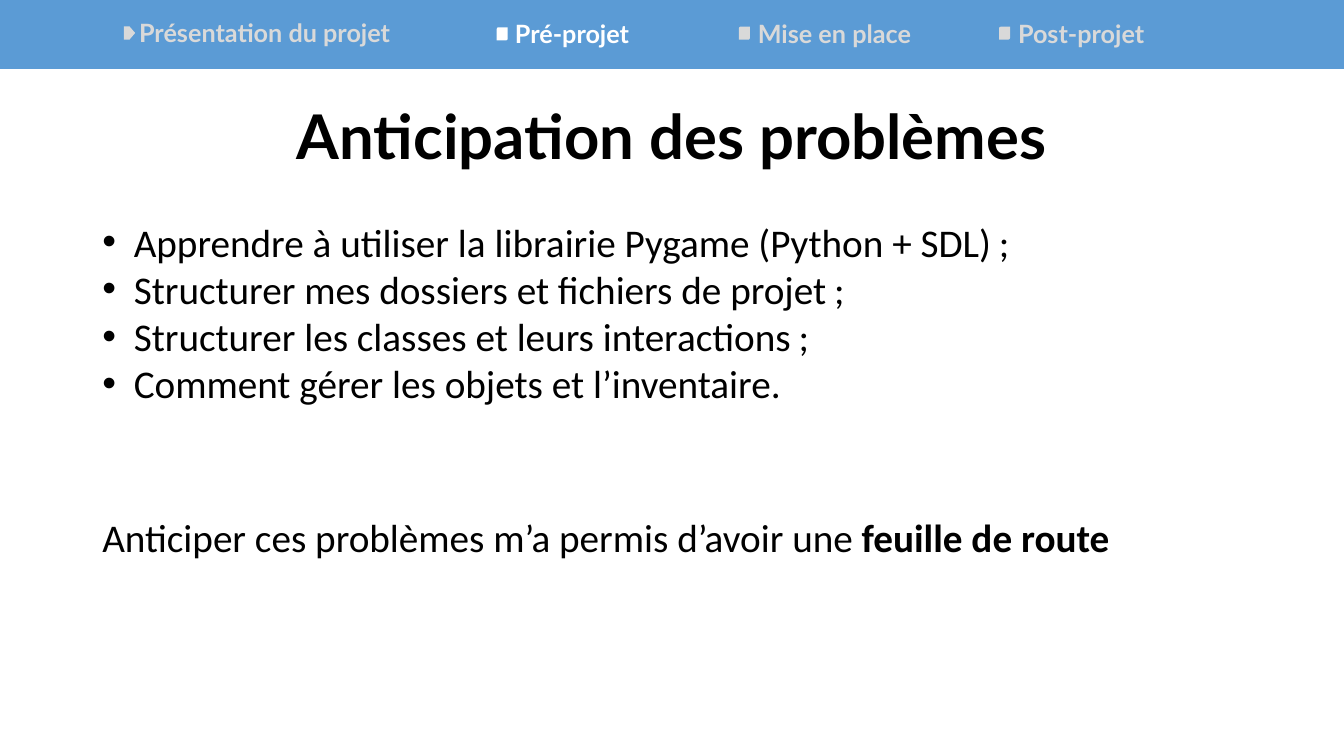
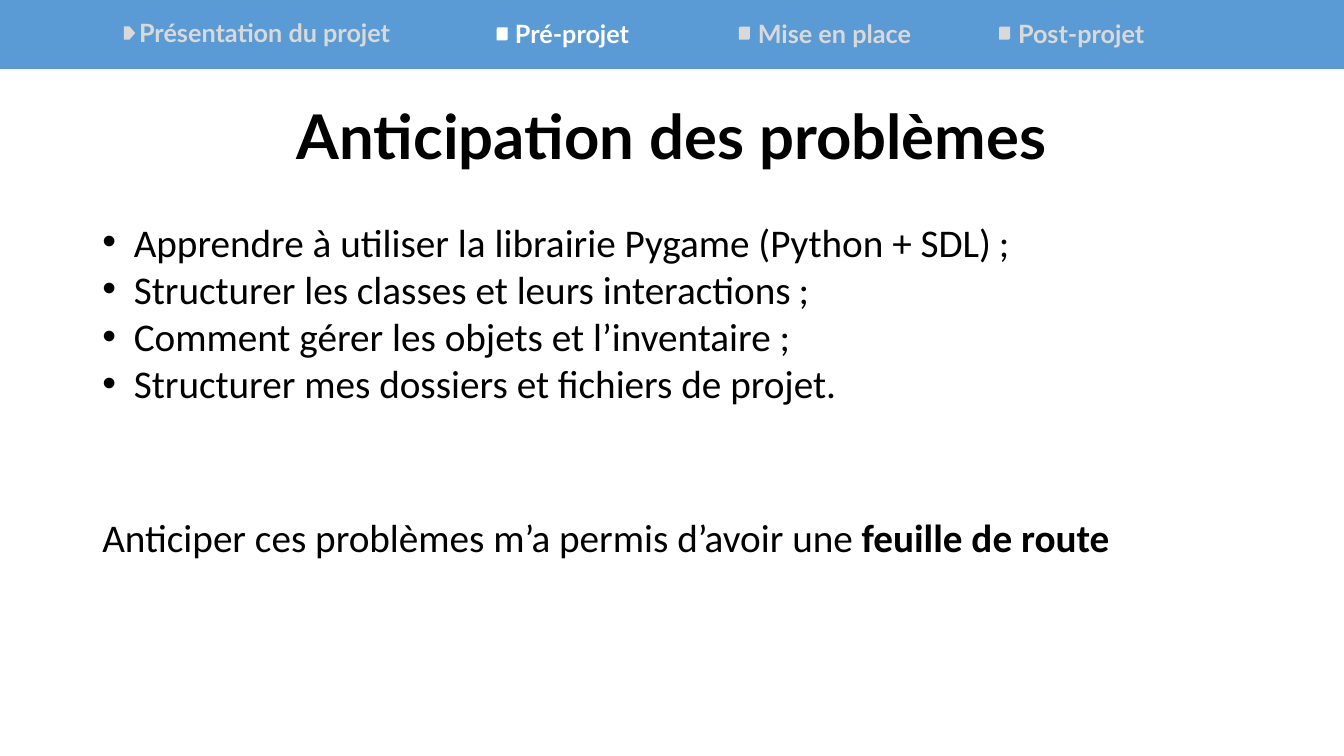
Before and after one commit to Synkied/OC_Projet-3, a slide deck: slide 8 of doc/Projet3_McGyver_Oral.pptx. Drawn at 1344x756 pixels with LibreOffice and Linux fonts; fonts in the diff are those of the drawing. Boxes give left, top, right and bottom in pixels: in the first picture for what was removed or moved away, otherwise in the second. Text is boxed around its words. In the diff, an @@ line names an element or a change of style, - is before the commit and + after.

```diff
--- a/doc/Projet3_McGyver_Oral.pptx
+++ b/doc/Projet3_McGyver_Oral.pptx
@@ text at bbox=[134, 276, 826, 311]: paragraph removed @@
-• Structurer mes dossiers et fichiers de projet ;
@@ text at bbox=[134, 323, 836, 405]: text changed @@
-• Comment gérer les objets et l’inventaire.
+• Comment gérer les objets et l’inventaire ;
+• Structurer mes dossiers et fichiers de projet.
```
Also in this commit, not shown: 5 other slides changed, 3 other files.
